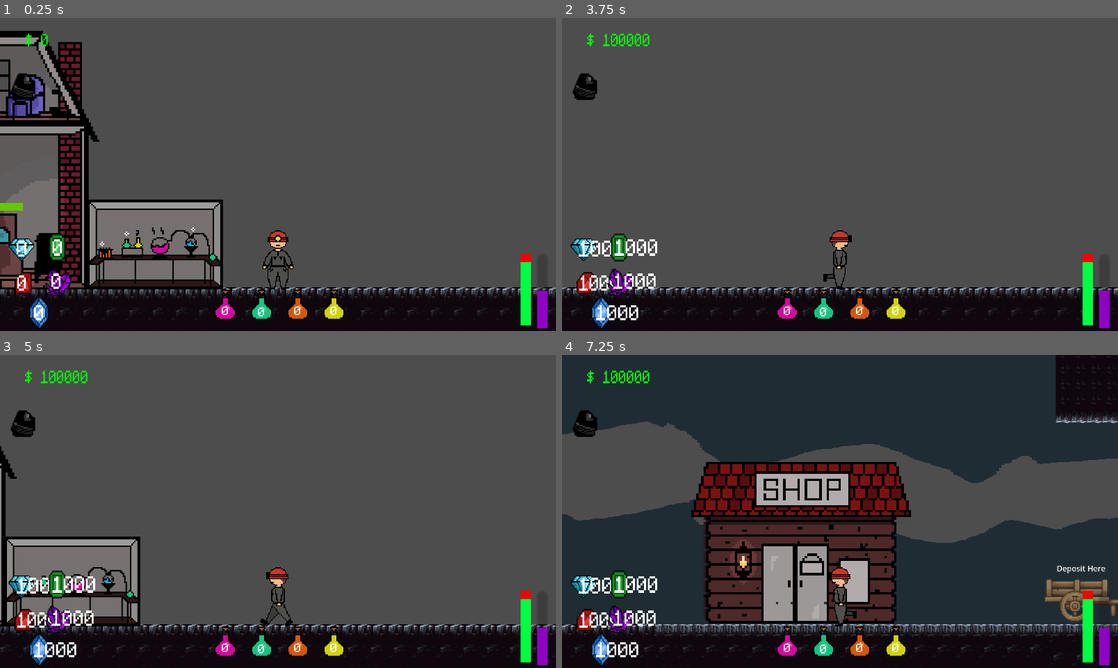
Above: before the commit, frames 1-4 (two rows, left to right).
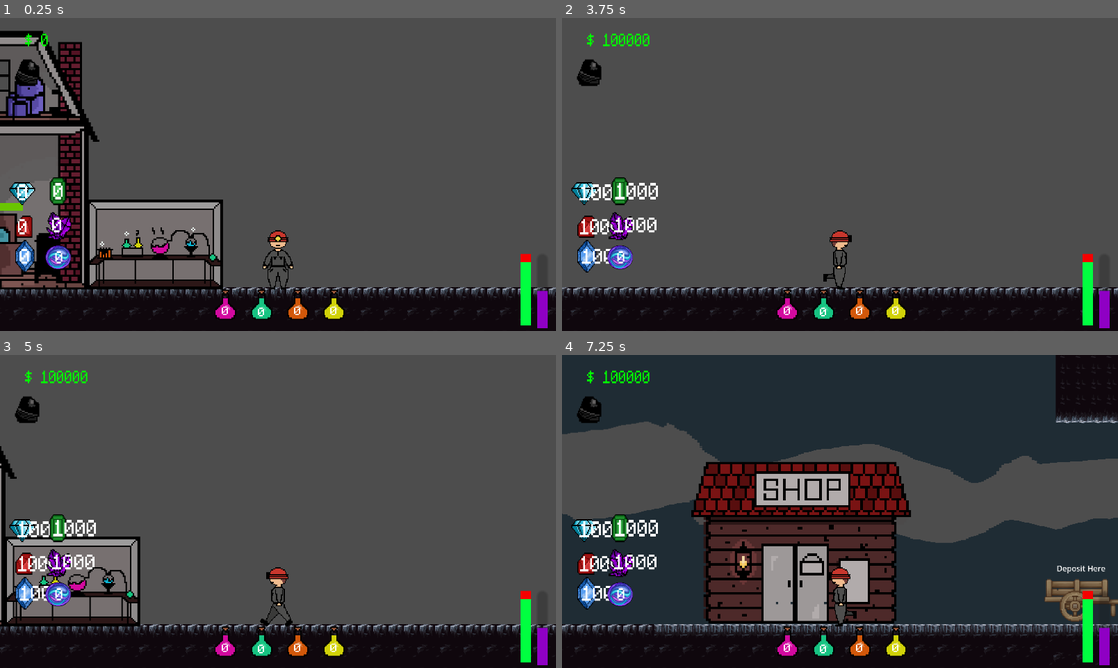
Above: after the commit, the same moments.

Repository: Jrees98/Pirate_Jam_15
Game: Godot game, scene res://Scenes/main.tscn
Same seed, same stepped clock (60 frames per second), same inputs: the game is played once before the commit and once after it. The project has no main scene, so this scene is started directly.
Inputs (mouse positions are in pixels of both pictures, inside the frame that each line leads up to):
- Up to frame 1 (0.25 s): no input
- Up to frame 2 (3.75 s): click (895, 312) at 0.5 s; click (789, 312) at 1.25 s; click (823, 312) at 2 s; click (862, 312) at 2.75 s; tap Enter at 3.5 s; move the mouse to (962, 158) at 3.52 s; hold D (move_right) from 3.53 s (still down); hold G (god_mode) from 3.53 s (still down)
- Up to frame 3 (5 s): move the mouse to (166, 527) at 4.27 s; release D (move_right) at 4.28 s; release G (god_mode) at 4.28 s; hold A (move_left) from 4.28 s (still down); tap E (interact) at 4.35 s
- Up to frame 4 (7.25 s): move the mouse to (895, 442) at 5.02 s; release A (move_left) at 5.03 s; hold M (minecart) 5.03-5.78 s; hold D (move_right) 5.03-6.53 s; move the mouse to (812, 574) at 5.77 s; tap G (god_mode) at 5.85 s; move the mouse to (1006, 558) at 6.52 s; hold A (move_left) from 6.53 s (still down); hold E (interact) from 6.53 s (still down)

The runs differ from the first frame. In frame 1, 2.6% of the frame differs, in the area x 1-13%, y 13-100%; in frame 2, 3.7%, in the area x 1-18%, y 13-100%; in frame 3, 3.7%; in frame 4, 3.7%.
Error in both runs: Attempt to call function 'show' in base 'null instance' on a null instance. (res://Scripts/mining_node.gd:24)

Commit message:
lucky potion works

Diff:
--- a/Global.gd
+++ b/Global.gd
@@ -6,9 +6,17 @@
 var total_purplegem : int
 var total_redgem : int
 var total_whitegem : int
+var total_opals : int
 
-var blue_gem_chance
+var blue_gem_chance : int
+var emerald_chance : int
+var sapphire_chance : int
+var opal_chance : int
+var amethyst_chance : int
+var ruby_chance : int
 var coal_chance
+
+var luck_potion_active : bool
 
 var gem_price : int
 var coal_price : int
@@ -21,8 +29,14 @@
 var purchased_minecart : bool
 var dads_health : int
 # Called when the node enters the scene tree for the first time.
+
 func _ready():
 	blue_gem_chance = 20
+	emerald_chance = 20
+	amethyst_chance = 20
+	ruby_chance = 20
+	sapphire_chance = 20
+	opal_chance = 200
 	coal_chance = 1
 
 	gem_price = 5
--- a/Scenes/alchemist.gd
+++ b/Scenes/alchemist.gd
@@ -31,6 +31,7 @@
 func _process(delta):
 	if slot_1_full and slot_2_full and slot_3_full:
 		all_slots_full = true
+	$PotionsUI/LuckPotion/LuckPotionQuantity.text = str(total_luck_potions)
 
 func reload_table():
 	$CanvasLayer/Panel/Background/Slot1/Diamond.hide()
@@ -267,3 +268,36 @@
 
 
 	reload_table()
+
+
+
+
+
+func _on_luck_potion_button_mouse_entered():
+	$PotionsUI/LuckPotion/LuckPotionSelector.show()
+
+
+func _on_luck_potion_button_mouse_exited():
+	$PotionsUI/LuckPotion/LuckPotionSelector.hide()
+
+var lucky_countdown_timer_value := 30
+func _on_luck_potion_button_pressed():
+	if total_luck_potions > 0:
+		total_luck_potions -= 1
+		$PotionsUI/LuckPotion/LuckPotionQuantity.text = str(total_luck_potions)
+		Global.luck_potion_active = true
+		$PotionsUI/LuckPotion/LuckTimer.start()
+		$PotionsBuff/LuckyPotionBuff.show()
+		$PotionsBuff/LuckyPotionBuff/LuckyTimer.start()
+		lucky_countdown_timer_value = 30
+		$PotionsBuff/LuckyPotionBuff/LuckCountDown.text = str(lucky_countdown_timer_value)
+
+func _on_lucky_timer_timeout():
+	lucky_countdown_timer_value -= 1
+	$PotionsBuff/LuckyPotionBuff/LuckCountDown.text = str(lucky_countdown_timer_value)
+
+func _on_luck_timer_timeout():
+	$PotionsUI/LuckPotion/LuckTimer.stop()
+	$PotionsBuff/LuckyPotionBuff/LuckyTimer.stop()
+	$PotionsBuff/LuckyPotionBuff.hide()
+	Global.luck_potion_active = false
--- a/Scenes/alchemist.tscn
+++ b/Scenes/alchemist.tscn
@@ -501,6 +501,9 @@
 theme_override_fonts/font = ExtResource("7_kwlbv")
 text = "0"
 
+[node name="LuckTimer" type="Timer" parent="PotionsUI/LuckPotion"]
+wait_time = 30.0
+
 [node name="FearPotion" type="Sprite2D" parent="PotionsUI"]
 position = Vector2(1234, 1195)
 scale = Vector2(5, 5)
@@ -531,6 +534,27 @@
 offset_bottom = 19.4
 theme_override_fonts/font = ExtResource("7_kwlbv")
 text = "0"
+
+[node name="PotionsBuff" type="CanvasLayer" parent="."]
+
+[node name="LuckyPotionBuff" type="Sprite2D" parent="PotionsBuff"]
+visible = false
+position = Vector2(2207, 464)
+scale = Vector2(3, 3)
+texture = ExtResource("12_ga6ye")
+hframes = 5
+frame = 1
+
+[node name="LuckCountDown" type="Label" parent="PotionsBuff/LuckyPotionBuff"]
+offset_left = -6.33333
+offset_top = -32.0
+offset_right = 33.6667
+offset_bottom = -9.00001
+scale = Vector2(1.3723, 1.24365)
+theme_override_fonts/font = ExtResource("7_kwlbv")
+text = "30"
+
+[node name="LuckyTimer" type="Timer" parent="PotionsBuff/LuckyPotionBuff"]
 
 [connection signal="body_entered" from="." to="." method="_on_body_entered"]
 [connection signal="body_exited" from="." to="." method="_on_body_exited"]
@@ -551,3 +575,8 @@
 [connection signal="mouse_entered" from="CanvasLayer/Panel/Background/Amethyst/Amethyst_Button" to="." method="_on_amethyst_button_mouse_entered"]
 [connection signal="mouse_exited" from="CanvasLayer/Panel/Background/Amethyst/Amethyst_Button" to="." method="_on_amethyst_button_mouse_exited"]
 [connection signal="pressed" from="CanvasLayer/Panel/Background/Amethyst/Amethyst_Button" to="." method="_on_amethyst_button_pressed"]
+[connection signal="mouse_entered" from="PotionsUI/LuckPotion/LuckPotionButton" to="." method="_on_luck_potion_button_mouse_entered"]
+[connection signal="mouse_exited" from="PotionsUI/LuckPotion/LuckPotionButton" to="." method="_on_luck_potion_button_mouse_exited"]
+[connection signal="pressed" from="PotionsUI/LuckPotion/LuckPotionButton" to="." method="_on_luck_potion_button_pressed"]
+[connection signal="timeout" from="PotionsUI/LuckPotion/LuckTimer" to="." method="_on_luck_timer_timeout"]
+[connection signal="timeout" from="PotionsBuff/LuckyPotionBuff/LuckyTimer" to="." method="_on_lucky_timer_timeout"]
--- a/Scenes/player.tscn
+++ b/Scenes/player.tscn
@@ -11,6 +11,7 @@
 [ext_resource type="Texture2D" uid="uid://b157jm05irlvi" path="res://Assets/Untitled 14.png" id="9_rhwn0"]
 [ext_resource type="Texture2D" uid="uid://s4ufnhdi0b5q" path="res://Assets/Untitled 19.png" id="10_5xfsj"]
 [ext_resource type="Texture2D" uid="uid://pdom4vs0mqf6" path="res://Assets/Untitled 20.png" id="11_vpsep"]
+[ext_resource type="Texture2D" uid="uid://hryl0q3e7hr6" path="res://Assets/opal.png" id="12_ht1iw"]
 
 [sub_resource type="AtlasTexture" id="AtlasTexture_qdtek"]
 atlas = ExtResource("4_b7qrj")
@@ -123,13 +124,15 @@
 anchors_preset = 2
 anchor_top = 1.0
 anchor_bottom = 1.0
-offset_top = -235.0
-offset_right = 351.0
+offset_left = 3.0
+offset_top = -468.0
+offset_right = 354.0
+offset_bottom = -233.0
 grow_vertical = 0
 alignment = 2
 
 [node name="CoalSprite" type="Sprite2D" parent="RockNodeUI/HBoxContainer"]
-position = Vector2(109, -767)
+position = Vector2(124, -592)
 scale = Vector2(4.03598, 4.93541)
 texture = ExtResource("3_ligsf")
 
@@ -200,7 +203,7 @@
 text = "0"
 
 [node name="WhiteGemSprite5" type="Sprite2D" parent="RockNodeUI/HBoxContainer"]
-position = Vector2(164, 159)
+position = Vector2(102, 159)
 scale = Vector2(3.80673, 4.45425)
 texture = ExtResource("11_vpsep")
 
@@ -209,6 +212,21 @@
 offset_top = -14.5548
 offset_right = 29.5183
 offset_bottom = 11.4452
+theme_override_fonts/font = ExtResource("5_nfwr5")
+theme_override_font_sizes/font_size = 32
+text = "0"
+
+[node name="OpalGemSprite6" type="Sprite2D" parent="RockNodeUI/HBoxContainer"]
+position = Vector2(236, 186)
+scale = Vector2(1.07812, 1.58681)
+texture = ExtResource("12_ht1iw")
+
+[node name="OpalGemQuantity" type="Label" parent="RockNodeUI/HBoxContainer/OpalGemSprite6"]
+offset_left = -9.27535
+offset_top = -48.5252
+offset_right = 26.7247
+offset_bottom = -22.5252
+scale = Vector2(2.71093, 2.28301)
 theme_override_fonts/font = ExtResource("5_nfwr5")
 theme_override_font_sizes/font_size = 32
 text = "0"
--- a/Scripts/mining_node.gd
+++ b/Scripts/mining_node.gd
@@ -50,11 +50,11 @@
 
 func gem_chance():
 	var number = rng.randi_range(1,Global.blue_gem_chance)
-	var greenNumber = rng.randi_range(1, 50)
-	var purpleNumber = rng.randi_range(1,100)
-	var redNumber = rng.randi_range(1,200)
-	var whiteNumber = rng.randi_range(1,500)
-
+	var greenNumber = rng.randi_range(1, Global.emerald_chance)
+	var purpleNumber = rng.randi_range(1, Global.amethyst_chance)
+	var redNumber = rng.randi_range(1, Global.ruby_chance)
+	var whiteNumber = rng.randi_range(1, Global.sapphire_chance)
+	var opalNumber = rng.randi_range(1, 10)
 
 	if number == 1:
 		Global.total_gems +=1
@@ -66,3 +66,6 @@
 		Global.total_redgem += 1
 	if whiteNumber == 1:
 		Global.total_whitegem += 1
+
+	if opalNumber == 1 and Global.luck_potion_active:
+		Global.total_opals += 1
--- a/Scripts/player.gd
+++ b/Scripts/player.gd
@@ -53,6 +53,7 @@
 	$RockNodeUI/HBoxContainer/GreenGemSprite3/GemQuantity.text = str(Global.total_greengem)
 	$RockNodeUI/HBoxContainer/PurpleGemSprite4/GemQuantity.text = str(Global.total_purplegem)
 	$RockNodeUI/HBoxContainer/WhiteGemSprite5/GemQuantity.text = str(Global.total_whitegem)
+	$RockNodeUI/HBoxContainer/OpalGemSprite6/OpalGemQuantity.text = str(Global.total_opals)
 	speed = Global.move_speed
 
 
Not shown: 1 places in Scenes/player.tscn that only renumber resources
